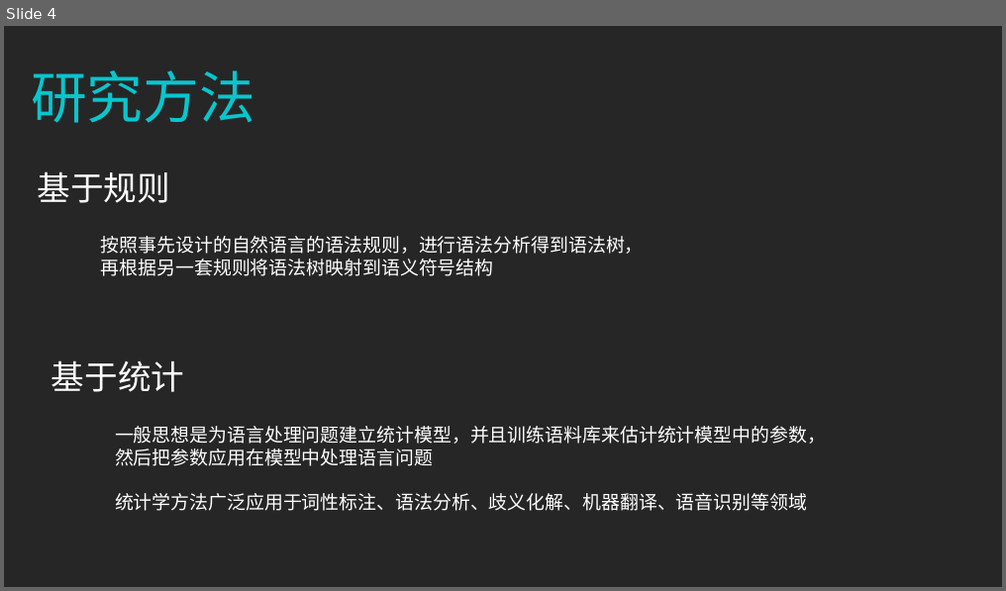
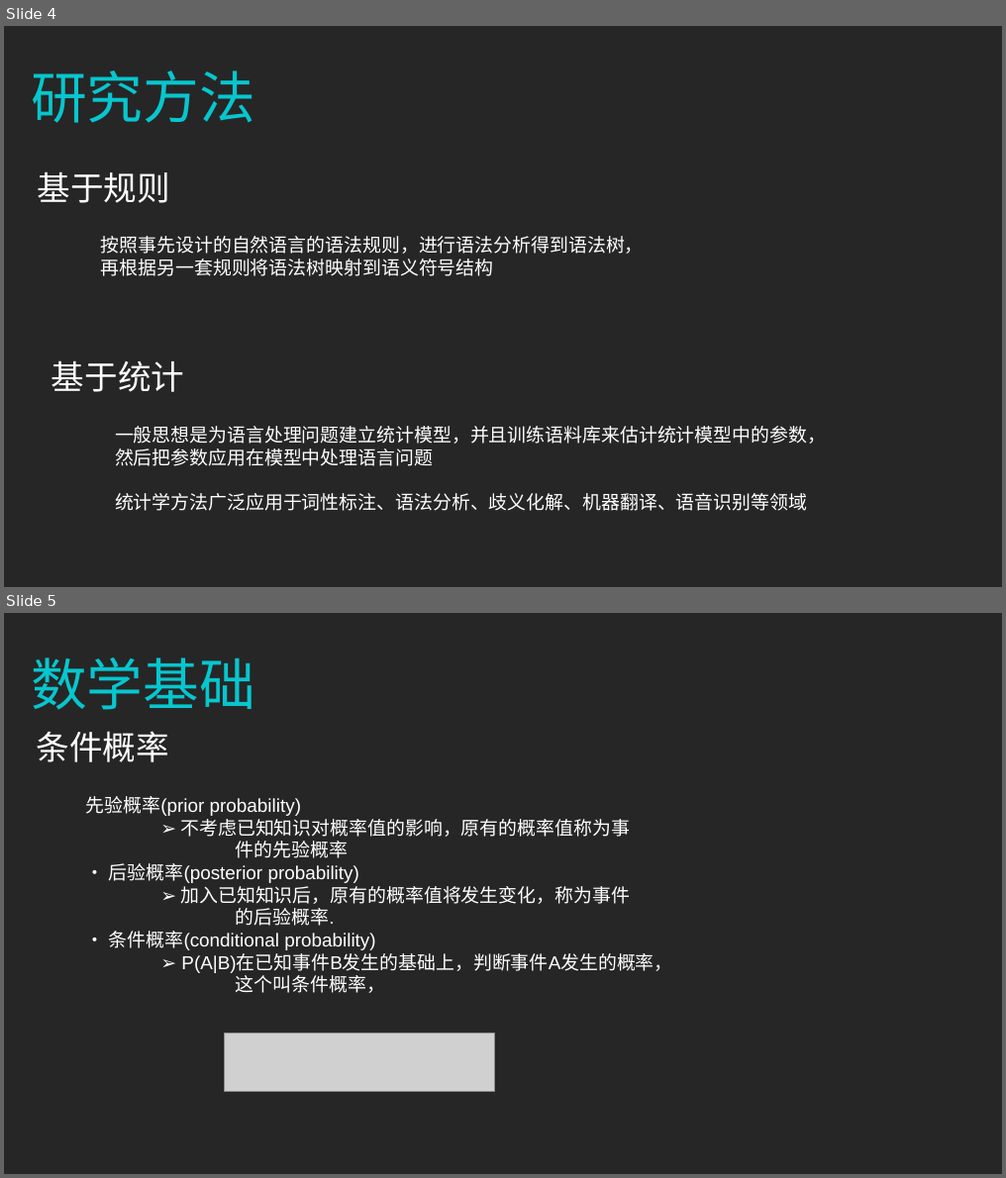
Before and after one commit to zhazhaxia/koa-project, a slide deck: routers/nlp/NLP分词.ppt. Shown one above the other, each under a label of ours: slide 4 before the commit, slides 4 and 5 after it. The pictures are 1006x591 and 1006x1178 pixels, drawn with LibreOffice and Linux fonts; fonts in the diff are those of the drawing; grey boxes stand for pictures. Boxes give left, top, right and bottom in pixels: in the first picture for what was removed or moved away, otherwise in the second. Text is boxed around its words. In the diff, an @@ line names an element or a change of style, - is before the commit and + after.

Commit message:
ppt

```diff
--- a/routers/nlp/NLP分词.ppt
+++ b/routers/nlp/NLP分词.ppt
@@ slide 5 added at bbox=[4, 613, 1002, 1174], background #262626 @@
@@ text added at bbox=[31, 658, 255, 710], 54 pt, text #07C6CE @@
+数学基础
@@ text added at bbox=[36, 731, 168, 762], 32 pt, text #FFFFFF @@
+条件概率
@@ text added at bbox=[86, 796, 673, 993], 18 pt, text #FFFFFF @@
+先验概率(prior probability)
+➢ 不考虑已知知识对概率值的影响，原有的概率值称为事
+件的先验概率
+• 后验概率(posterior probability)
+➢ 加入已知知识后，原有的概率值将发生变化，称为事件
+的后验概率.
+• 条件概率(conditional probability)
+➢ P(A|B)在已知事件B发生的基础上，判断事件A发生的概率，
+这个叫条件概率，
@@ picture added at bbox=[224, 1034, 494, 1092] @@
```
Also in this commit, not shown: 13 other slides added, 16 slides removed, 1 other file.
